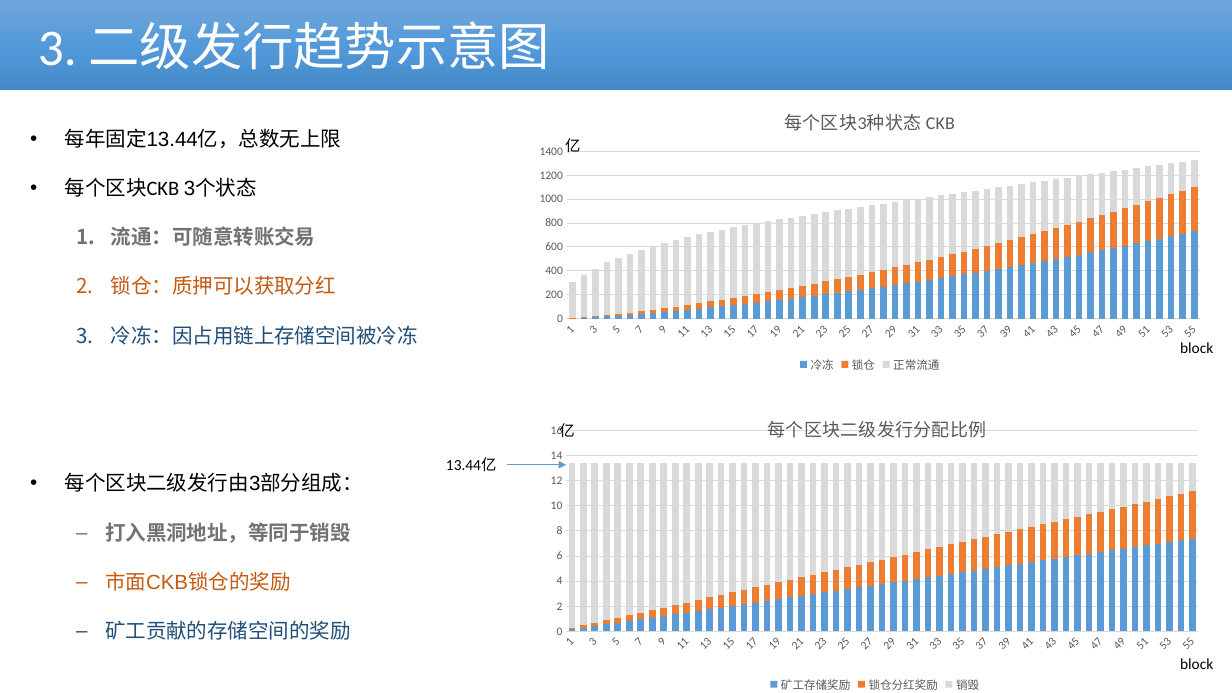
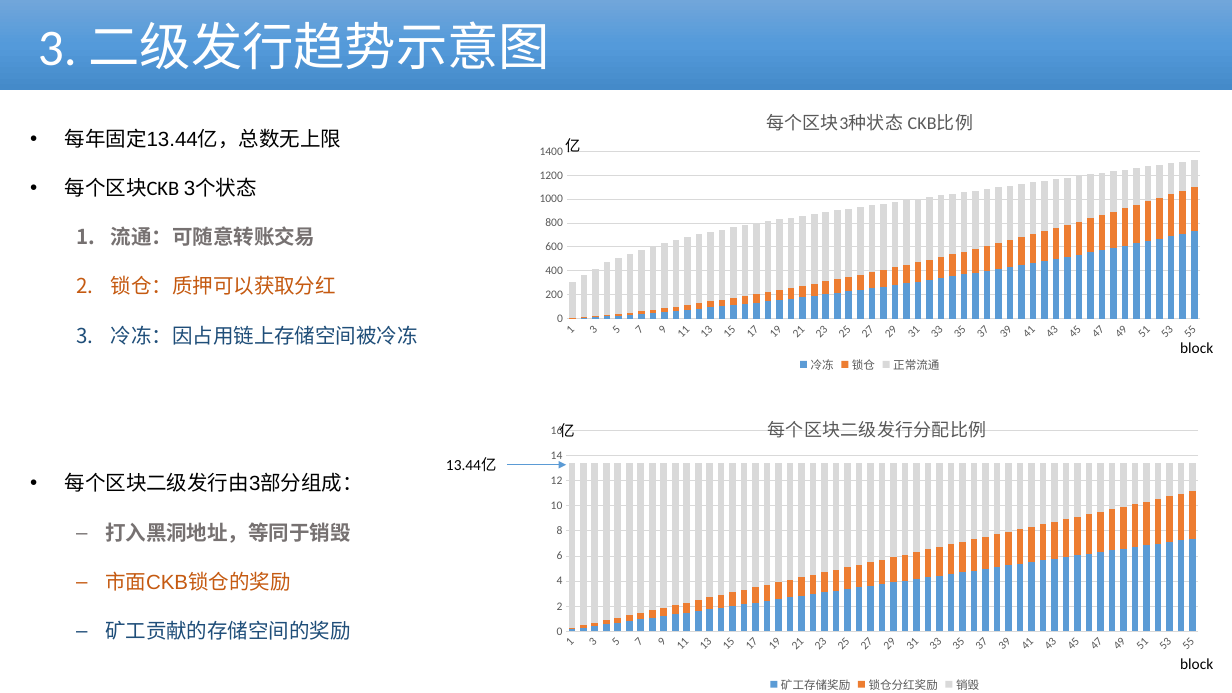
Before and after one commit to cmdpos/gaia, a slide deck: slide 11 of ppt/ckb_v2.pptx (slide 10 before the commit). Drawn at 1232x693 pixels with LibreOffice and Linux fonts; fonts in the diff are those of the drawing; background and template pictures are left out. Boxes give left, top, right and bottom in pixels: in the first picture for what was removed or moved away, otherwise in the second. Text is boxed around its words. In the diff, an @@ line names an element or a change of style, - is before the commit and + after.

```diff
--- a/ppt/ckb_v2.pptx
+++ b/ppt/ckb_v2.pptx
@@ column stacked chart at (526,93,1214,377) @@
@@ title "每个区块3种状态 CKB " to "每个区块3种状态 CKB比例" @@
```
Also in this commit, not shown: 9 other slides changed, 1 slide added, 2 other files.
